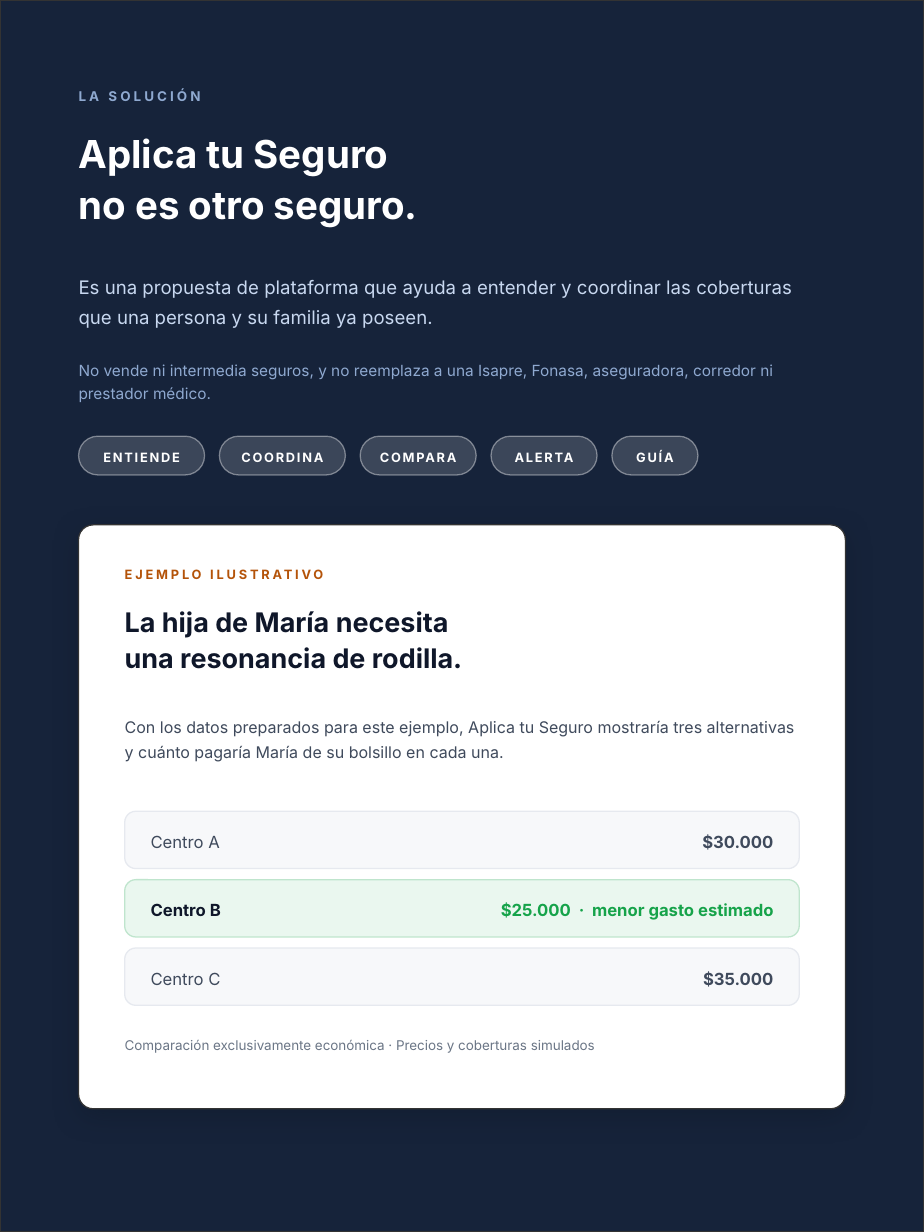
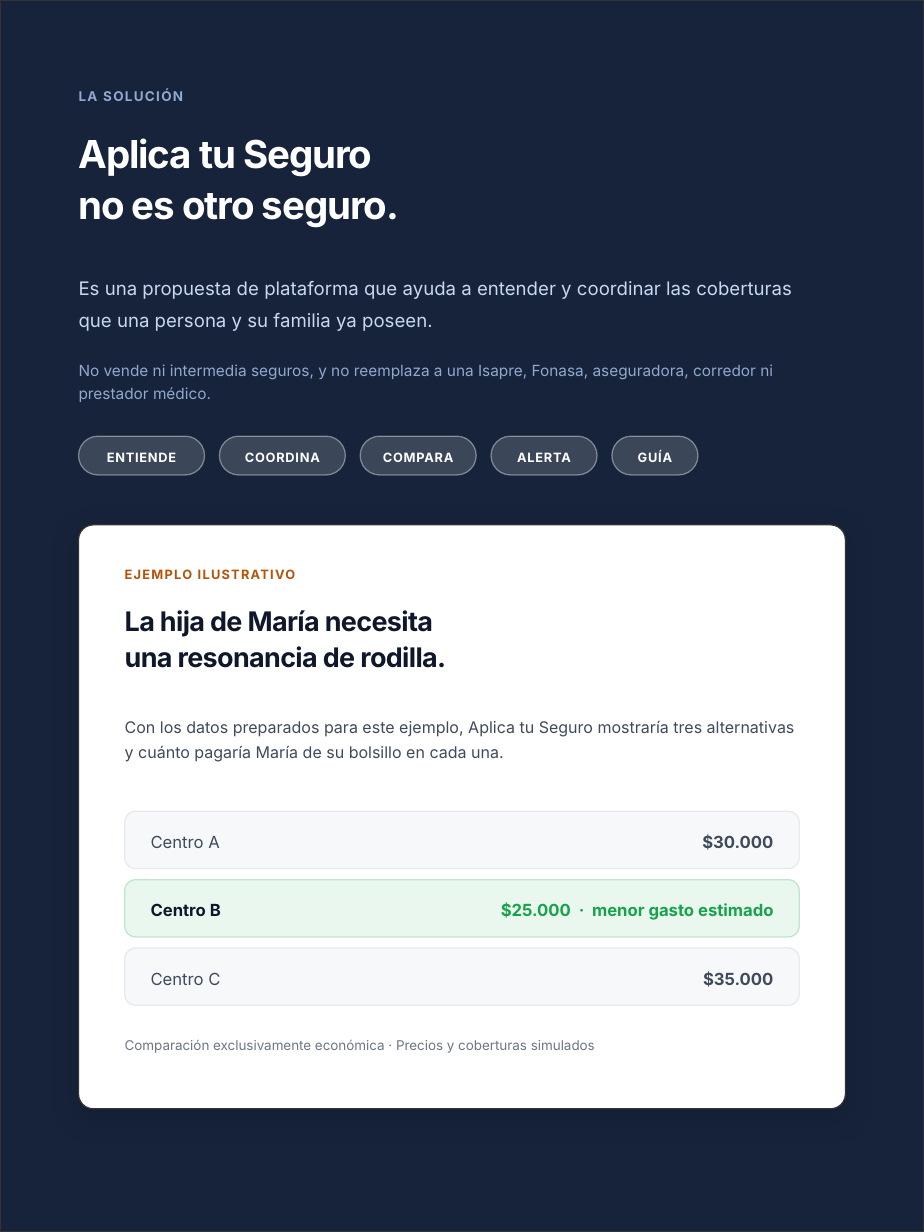
Before and after one commit to aplicatuseguro-cl/Prototipo-comercial, a slide deck: slide 4 of presentacion/Aplica-tu-Seguro-Presentacion-Comercial-v2.pptx. Drawn at 924x1232 pixels with LibreOffice and Linux fonts; fonts in the diff are those of the drawing; background and template pictures are left out. Boxes give left, top, right and bottom in pixels: in the first picture for what was removed or moved away, otherwise in the second. Text is boxed around its words. In the diff, an @@ line names an element or a change of style, - is before the commit and + after.

```diff
--- a/presentacion/Aplica-tu-Seguro-Presentacion-Comercial-v2.pptx
+++ b/presentacion/Aplica-tu-Seguro-Presentacion-Comercial-v2.pptx
@@ text "LA SOLUCIÓN" at (79, 90, 183, 101): letter spacing 2.4 to 1.1 pt @@
@@ text "Aplica tu Seguro" at (79, 138, 399, 228): letter spacing 0 to -0.8 pt @@
@@ text "Es una propuesta de plataforma ..." at (79, 281, 792, 331): line spacing 1.34 to 1.42 @@
@@ letter spacing 1.4 to 0.6 pt in 5 elements at (107, 452, 176, 462), (245, 452, 320, 462), (383, 452, 453, 462), (517, 452, 571, 462), (638, 451, 672, 462) @@
@@ text "EJEMPLO ILUSTRATIVO" at (125, 569, 295, 579): letter spacing 2.2 to 1 pt @@
@@ text "La hija de María necesita" at (125, 610, 446, 668): letter spacing 0 to -0.5 pt; line spacing 1.14 to 1.12 @@
```
Also in this commit, not shown: 8 other slides changed, 6 other files.
